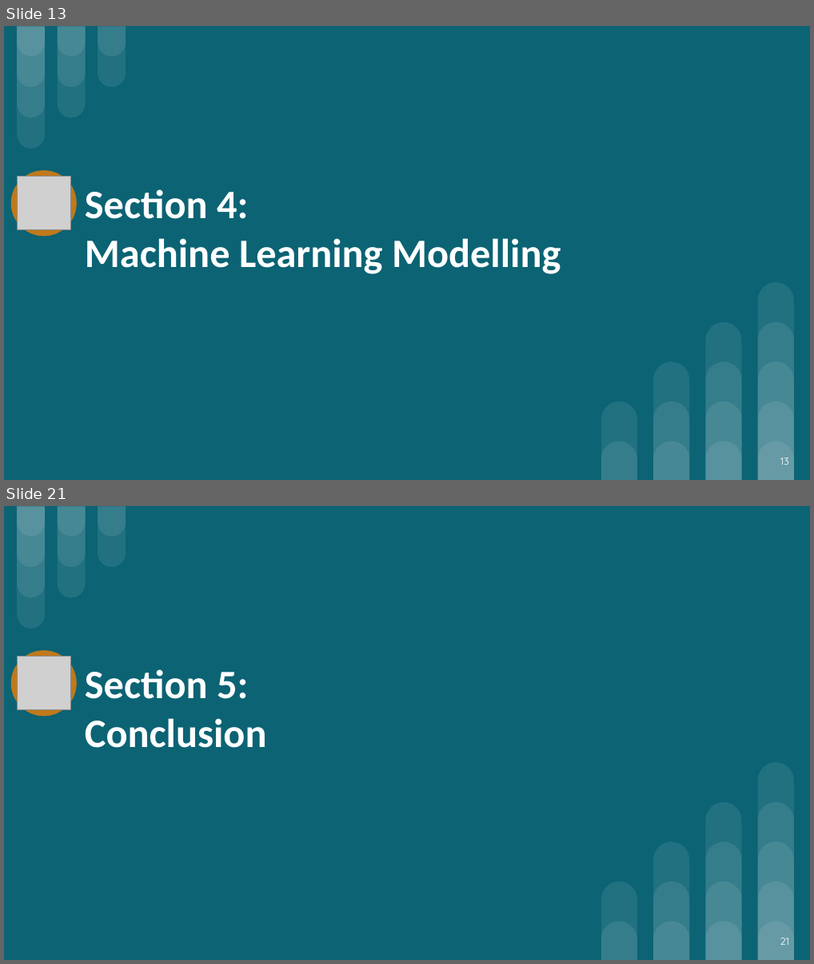
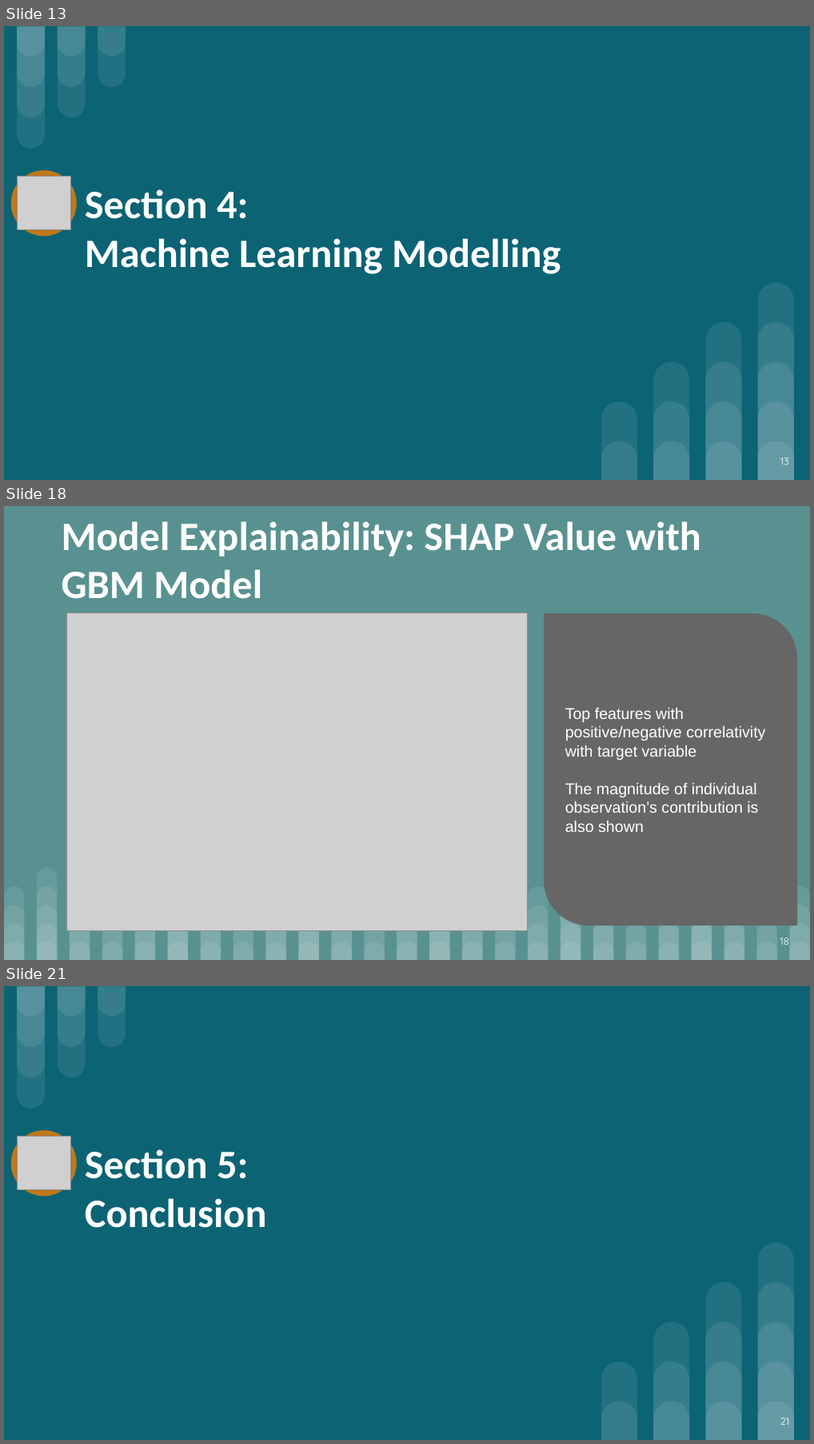
Before and after one commit to saimoom026/Springboard, a slide deck: springboard/Capstone Three/HomeCreditGroup-LoanDefaulterPrediction-SlideDeck.pptx. Shown one above the other, each under a label of ours: slides 13 and 21 before the commit, slides 13, 18 and 21 after it; the slides between them are not shown. The pictures are 814x964 and 814x1444 pixels, drawn with LibreOffice and Linux fonts; fonts in the diff are those of the drawing; grey boxes stand for pictures. Boxes give left, top, right and bottom in pixels: in the first picture for what was removed or moved away, otherwise in the second. Text is boxed around its words. In the diff, an @@ line names an element or a change of style, - is before the commit and + after.

```diff
--- a/springboard/Capstone Three/HomeCreditGroup-LoanDefaulterPrediction-SlideDeck.pptx
+++ b/springboard/Capstone Three/HomeCreditGroup-LoanDefaulterPrediction-SlideDeck.pptx
@@ slide 18 added at (4,506,810,960), background #599191 @@
@@ text added at (62,521,702,599), 36 pt, text #FFFFFF, bold @@
+Model Explainability: SHAP Value with GBM Model
@@ picture added at (67,612,527,930) @@
@@ round diag rect added at (544,613,798,925), fill #666666, 14 pt, text #FFFFFF @@
+Top features with positive/negative correlativity with target variable
+The magnitude of individual observation’s contribution is also shown
@@ page number added at (781,937,790,944), 9 pt, text #FFFFFF @@
+18
@@ group added at (4,868,810,959): 100 round same rects @@
```
Also in this commit, not shown: 8 slides changed, 2 other slides added, 3 slides removed, 1 other file.
